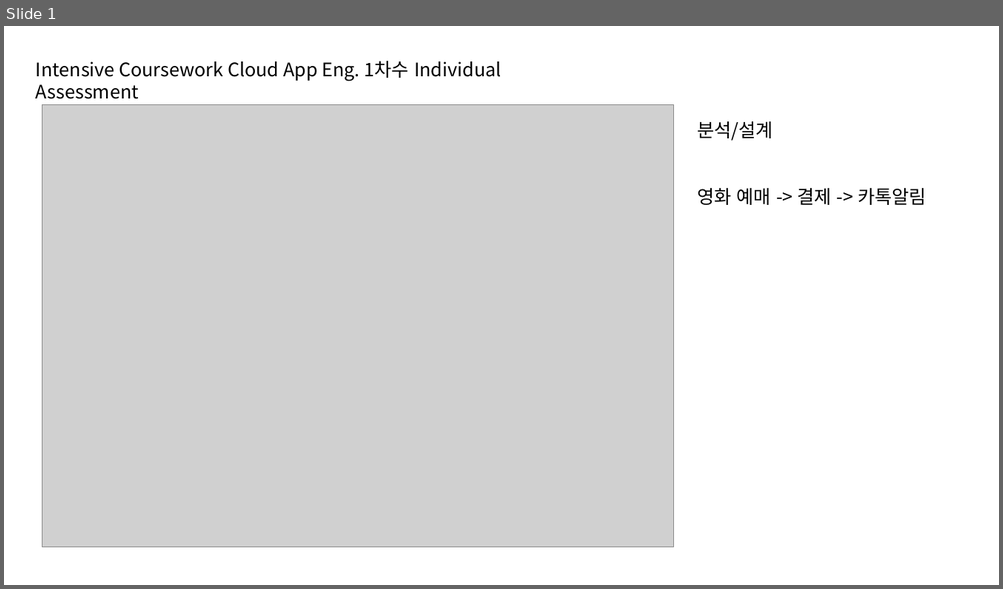
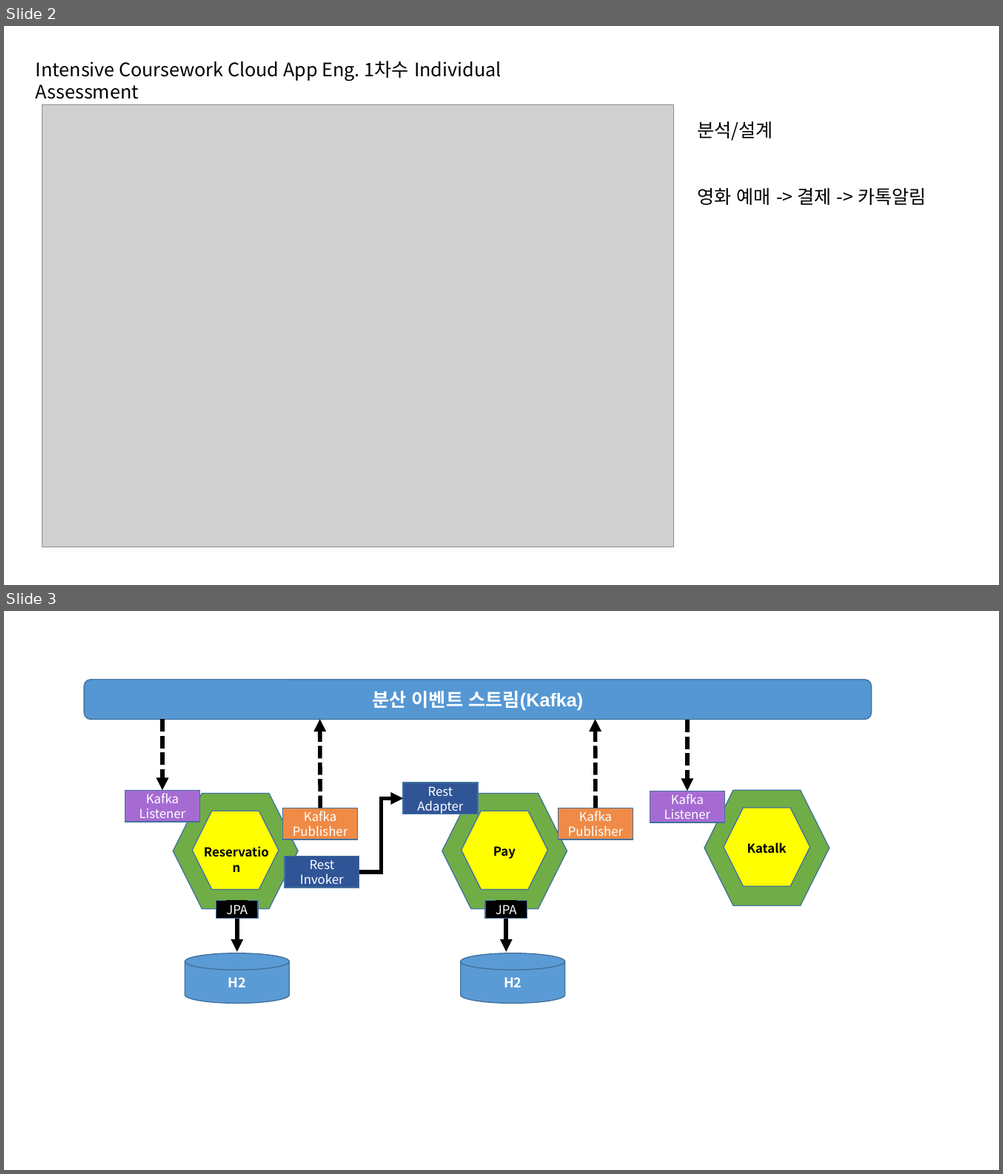
Before and after one commit to hwang-mh/report, a slide deck: 개인 과제.pptx. Shown one above the other, each under a label of ours: slide 1 before the commit, slides 2 and 3 after it. The pictures are 1003x589 and 1003x1174 pixels, drawn with LibreOffice and Linux fonts; fonts in the diff are those of the drawing; grey boxes stand for pictures. Boxes give left, top, right and bottom in pixels: in the first picture for what was removed or moved away, otherwise in the second. Text is boxed around its words. In the diff, an @@ line names an element or a change of style, - is before the commit and + after.

```diff
--- a/개인 과제.pptx
+++ b/개인 과제.pptx
@@ slide 3 added at (4, 611, 999, 1170), background #FFFFFF @@
@@ rounded rectangle added at (84, 680, 871, 719), fill #5597D3, outline #43739E 1 pt, 18 pt, text #FFFFFF, bold @@
+분산 이벤트 스트림(Kafka)
@@ arrow added from (162, 719) to (162, 790), #000000 4 pt dashed @@
@@ arrow added from (320, 808) to (319, 719), #000000 4 pt dashed @@
@@ arrow added from (596, 808) to (595, 719), #000000 4 pt dashed @@
@@ arrow added from (688, 720) to (688, 791), #000000 4 pt dashed @@
@@ rectangle added at (403, 783, 478, 814), fill #2F5597, outline #43739E 1 pt, 12 pt, text #FFFFFF @@
+Rest
+Adapter
@@ rectangle added at (125, 790, 199, 821), fill #A66BD3, outline #43739E 1 pt, 12 pt, text #FFFFFF @@
+Kafka
+Listener
@@ hexagon added at (173, 794, 297, 909), fill #70AD47, outline #43739E 1 pt @@
@@ rectangle added at (283, 808, 358, 840), fill #EF8B47, outline #43739E 1 pt, 12 pt, text #FFFFFF @@
+Kafka
+Publisher
@@ elbow arrow added from (359, 872) to (403, 798), #000000 4 pt @@
@@ hexagon added at (442, 794, 566, 909), fill #70AD47, outline #43739E 1 pt @@
@@ rectangle added at (558, 808, 633, 840), fill #EF8B47, outline #43739E 1 pt, 12 pt, text #FFFFFF @@
+Kafka
+Publisher
@@ rectangle added at (650, 791, 725, 822), fill #A66BD3, outline #43739E 1 pt, 12 pt, text #FFFFFF @@
+Kafka
+Listener
@@ hexagon added at (705, 790, 829, 906), fill #70AD47, outline #43739E 1 pt @@
@@ hexagon added at (723, 808, 810, 886), fill #FFFF00, outline #43739E 1 pt @@
@@ hexagon added at (192, 811, 279, 889), fill #FFFF00, outline #43739E 1 pt @@
@@ hexagon added at (461, 811, 548, 889), fill #FFFF00, outline #43739E 1 pt @@
@@ text added at (193, 842, 279, 864), 12 pt, text #000000, bold @@
+Reservation
@@ text added at (493, 846, 515, 859), 12 pt, text #000000, bold @@
+Pay
@@ text added at (747, 843, 786, 854), 12 pt, text #000000, bold @@
+Katalk
@@ rectangle added at (284, 857, 359, 888), fill #2F5597, outline #43739E 1 pt, 12 pt, text #FFFFFF @@
+Rest
+Invoker
@@ rectangle added at (216, 900, 258, 918), fill #000000, outline #43739E 1 pt, 12 pt, text #FFFFFF @@
+JPA
@@ arrow added from (237, 918) to (237, 952), #000000 4 pt @@
@@ rectangle added at (485, 900, 527, 918), fill #000000, outline #43739E 1 pt, 12 pt, text #FFFFFF @@
+JPA
@@ arrow added from (506, 918) to (506, 952), #000000 4 pt @@
@@ cylinder added at (185, 954, 289, 1003), fill #5B9BD5, outline #43739E 1 pt, 13 pt, text #FFFFFF, bold @@
+H2
@@ cylinder added at (461, 954, 565, 1003), fill #5B9BD5, outline #43739E 1 pt, 13 pt, text #FFFFFF, bold @@
+H2
@@ what was slide 1 is now slide 2 @@
```
Also in this commit, not shown: 2 other slides added.
